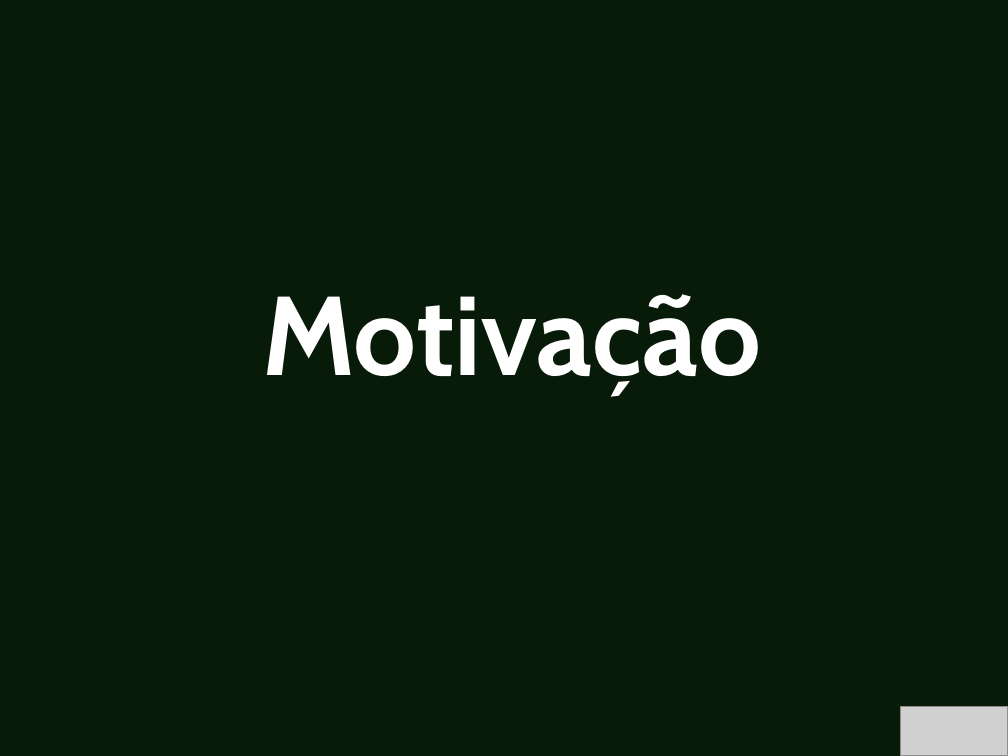
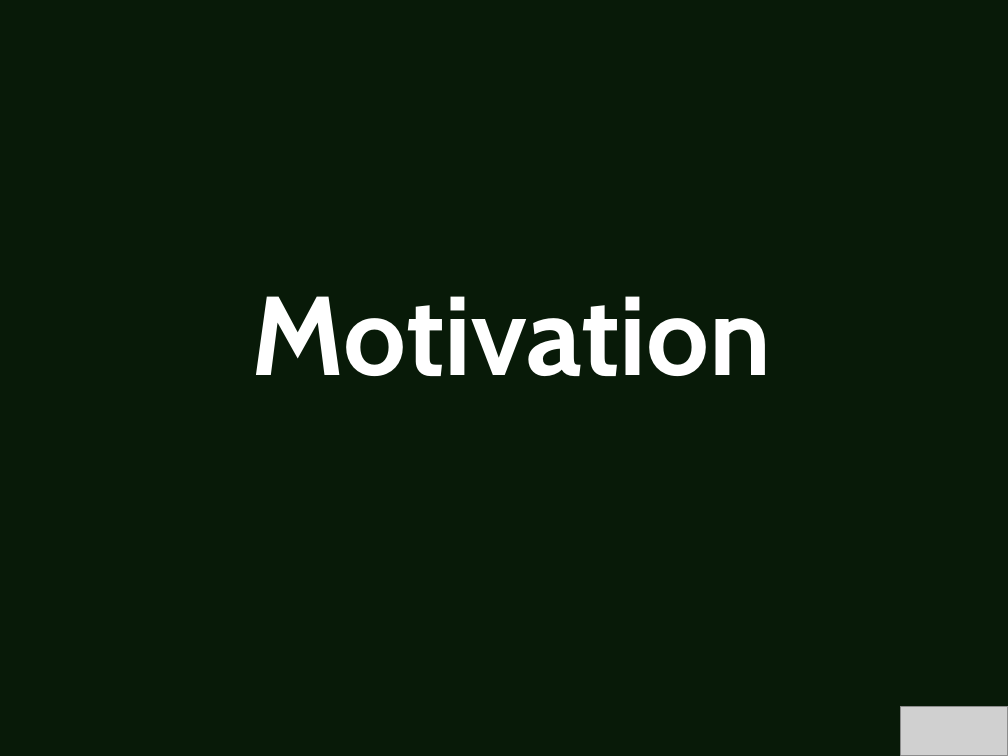
Before and after one commit to ezequias/Esri, a slide deck: slide 3 of EsriIntegratedTests/DOCs/Testes Integrados Automatizados.pptx. Drawn at 1008x756 pixels with LibreOffice and Linux fonts; fonts in the diff are those of the drawing; grey boxes stand for pictures. Boxes give left, top, right and bottom in pixels: in the first picture for what was removed or moved away, otherwise in the second. Text is boxed around its words. In the diff, an @@ line names an element or a change of style, - is before the commit and + after.

```diff
--- a/EsriIntegratedTests/DOCs/Testes Integrados Automatizados.pptx
+++ b/EsriIntegratedTests/DOCs/Testes Integrados Automatizados.pptx
@@ text at (252, 296, 772, 376): text changed @@
-Motivação
+Motivation
```
Also in this commit, not shown: 10 other slides changed, 2 slides added, 2 slides removed, 2 other files.
